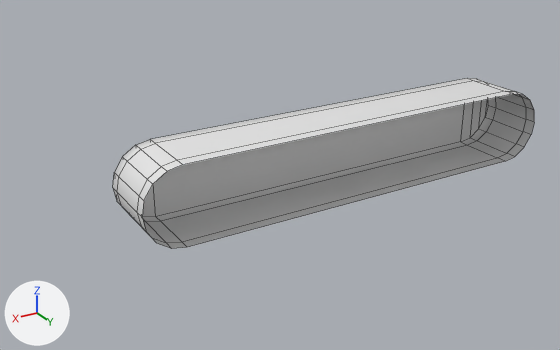
What one commit did to the FBX model LudumDare49/Assets/Art/UI/Textures/ConveyerBelt.fbx.
Rendered twice from a camera (50 mm lens) standing at (11.04, 15.29, 7.39) and looking at (1.76, -0.18, -0.35). Every picture has the same lights, and +X, +Y and +Z are marked at lower left. Mesh edges are drawn as thin lines. Where no turn or scale is listed for an object, it has been applied to the vertices.

In view in the first picture: 'ConveyerBelt'.
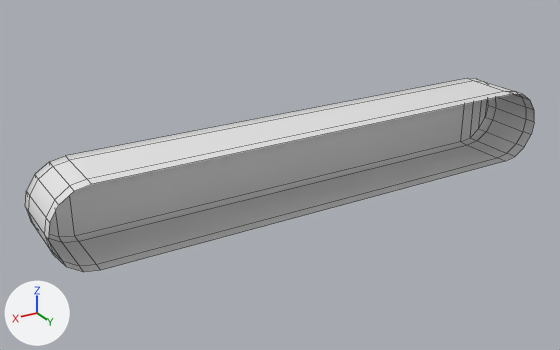
The newer file is also turned or shifted as a whole; pictures and numbers use the older file's frame.

Location of each change, [x1, y1, x2, y2] in pixels of the pictures (560 x 350 px; the box of a moved part takes in the faces that stretch with it):
'ConveyerBelt', reshaped (21% wider, 14% taller)
    before: [113, 78, 534, 248]
    after: [25, 78, 534, 272]
part 1 of me_mesh, moved or reshaped
    before: [113, 138, 189, 248]
    after: [25, 138, 189, 272]

Patch to the scene script:
```diff
--- a/LudumDare49/Assets/Art/UI/Textures/ConveyerBelt.fbx.py
+++ b/LudumDare49/Assets/Art/UI/Textures/ConveyerBelt.fbx.py
@@ me_mesh @@
 me_mesh.from_pydata(...)  # 72 vertices, 63 faces; spans x -5.99..5.91, y -0.79..1.02, z -0.97..1.03
 # used by ob_conveyerbelt; location = (0.0, 0.0, 0.0)
+# me_mesh part 1: all 36 vertices in x 4.91..5.91, y -0.79..1.02, z -0.97..1.03 are moved by (2.0, 0.0, 0.0)
 me_mesh.materials.append(mat_2)
```
